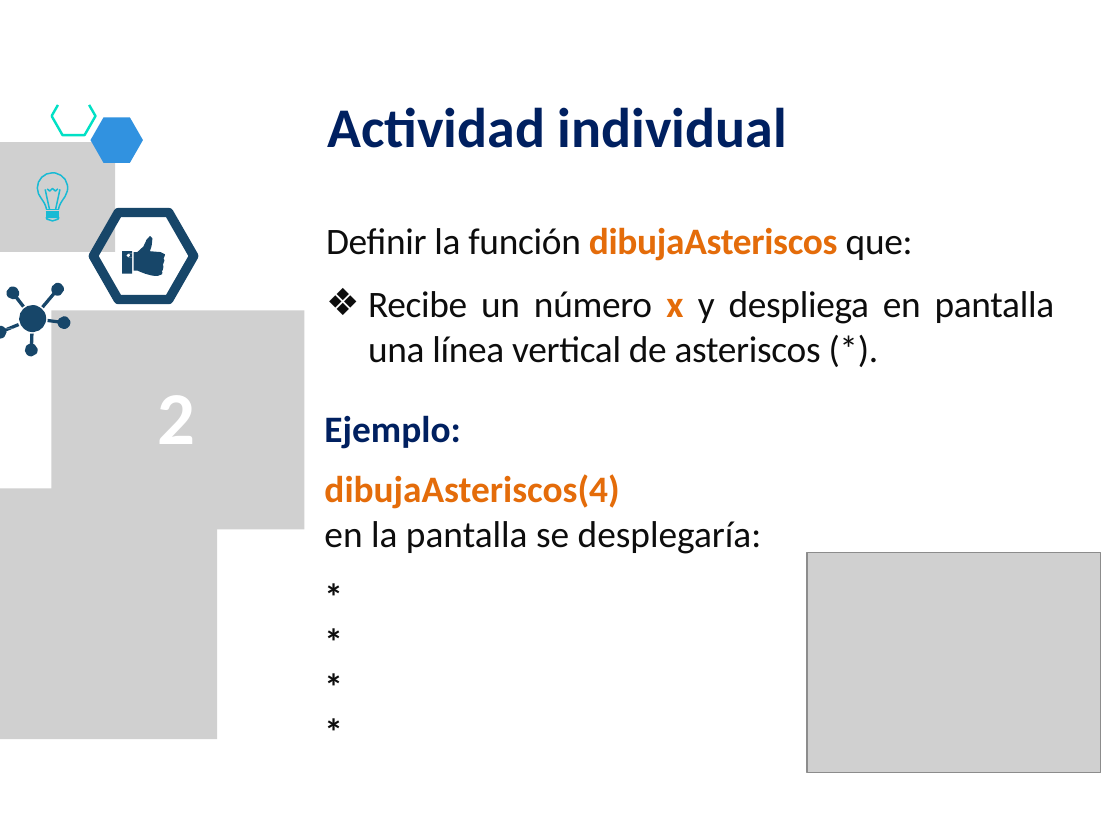
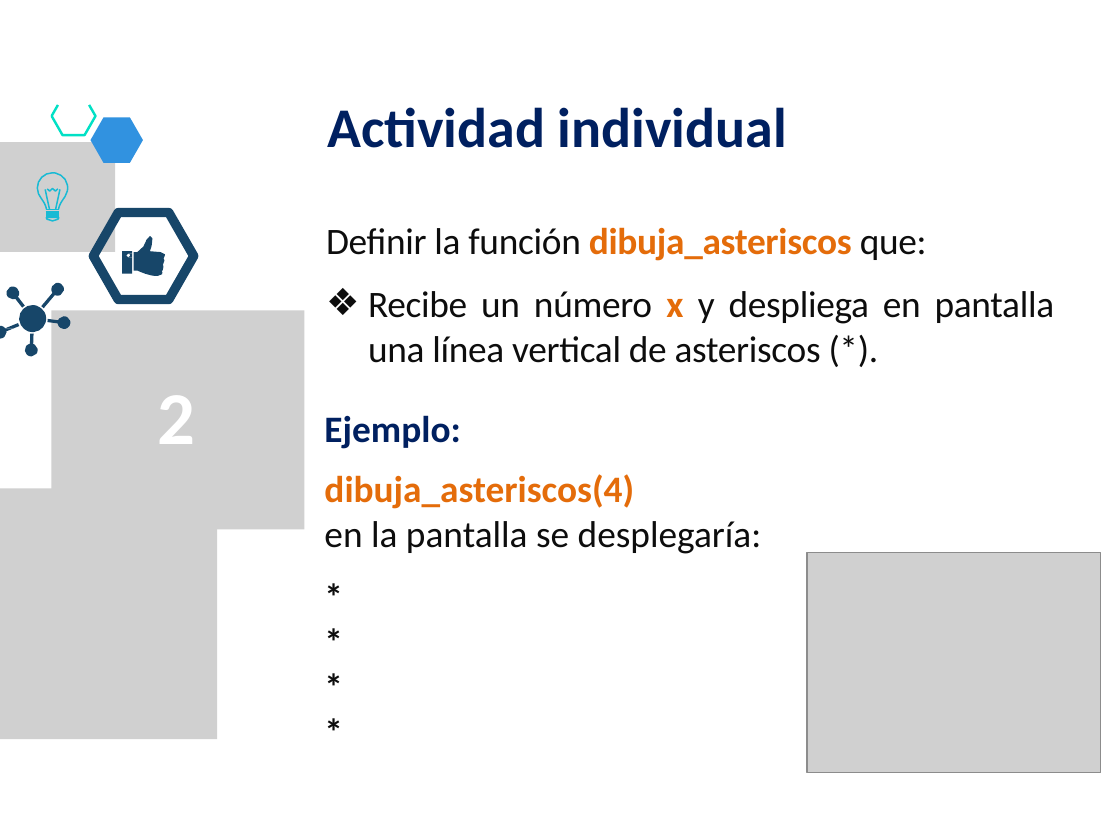
Before and after one commit to lizetheP/Tecnologias, a slide deck: slide 21 of Calendario/Presentaciones/8_For.pptx. Drawn at 1120x840 pixels with LibreOffice and Linux fonts; fonts in the diff are those of the drawing; grey boxes stand for pictures. Boxes give left, top, right and bottom in pixels: in the first picture for what was removed or moved away, otherwise in the second. Text is boxed around its words. In the diff, an @@ line names an element or a change of style, - is before the commit and + after.

```diff
--- a/Calendario/Presentaciones/8_For.pptx
+++ b/Calendario/Presentaciones/8_For.pptx
@@ text at [326,227,927,261]: text changed @@
-Definir la función dibujaAsteriscos que:
+Definir la función dibuja_asteriscos que:
@@ text at [324,474,634,509]: text changed @@
-dibujaAsteriscos(4)
+dibuja_asteriscos(4)
```
Also in this commit, not shown: 6 other files.
